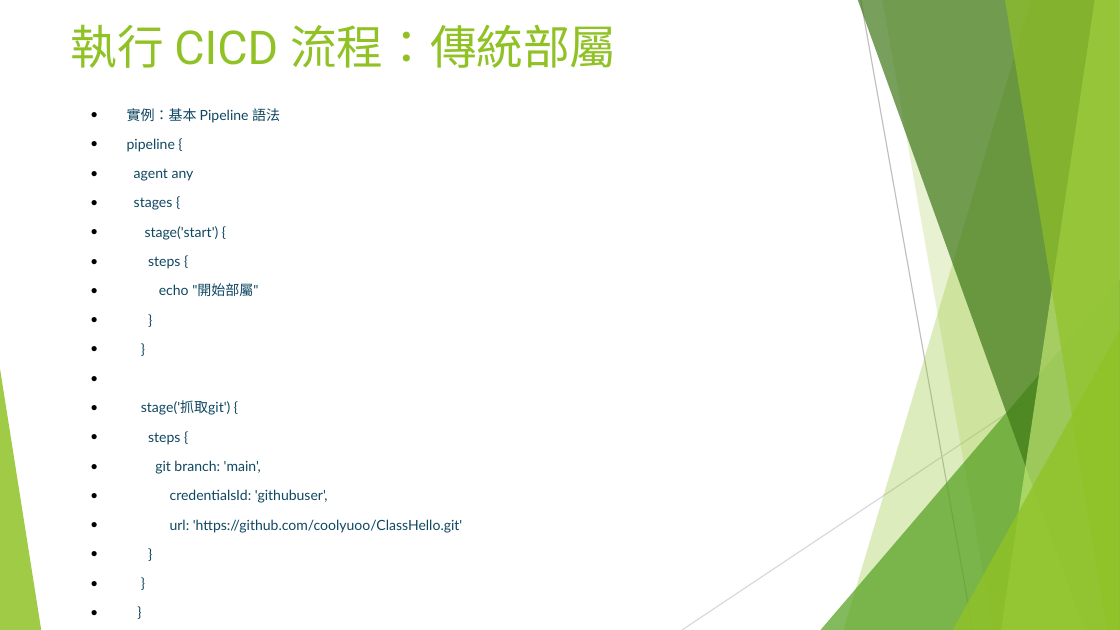
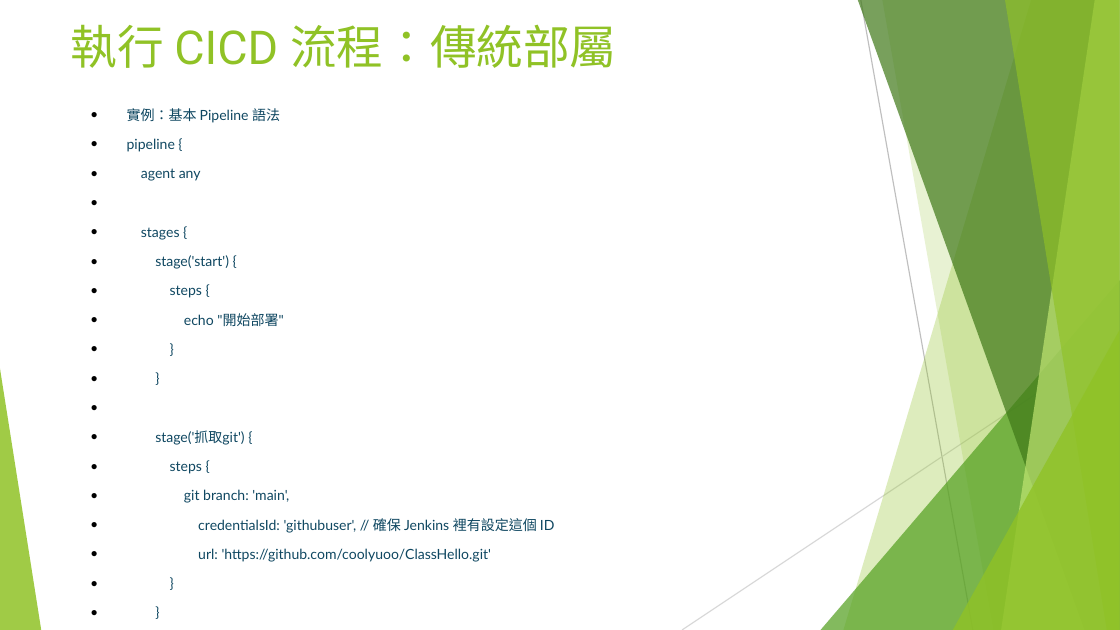
Before and after one commit to coolyuoo/DC5, a slide deck: slide 30 of 單元5.Jenkins與Docker的CICD使用詳解.pptx (slide 28 before the commit). Drawn at 1120x630 pixels with LibreOffice and Linux fonts; fonts in the diff are those of the drawing. Boxes give left, top, right and bottom in pixels: in the first picture for what was removed or moved away, otherwise in the second. Text is boxed around its words. In the diff, an @@ line names an element or a change of style, - is before the commit and + after.

```diff
--- a/單元5.Jenkins與Docker的CICD使用詳解.pptx
+++ b/單元5.Jenkins與Docker的CICD使用詳解.pptx
@@ text at (127,108,555,562): paragraph added @@
+● }
@@ text at (184,313,283,326): text changed @@
-● echo "開始部屬"
+● echo "開始部署"
@@ text at (198,518,555,533): text changed @@
-● credentialsId: 'githubuser',
+● credentialsId: 'githubuser', // 確保 Jenkins 裡有設定這個 ID
```
Also in this commit, not shown: 6 other slides changed, 3 slides added, 5 slides removed.
